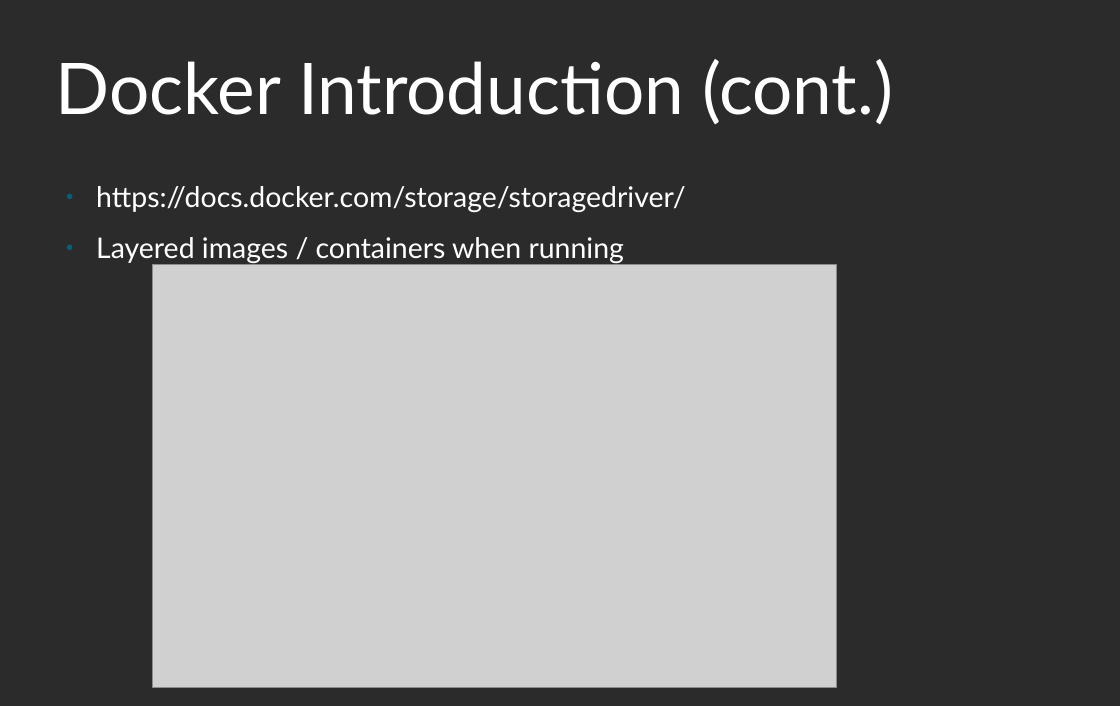
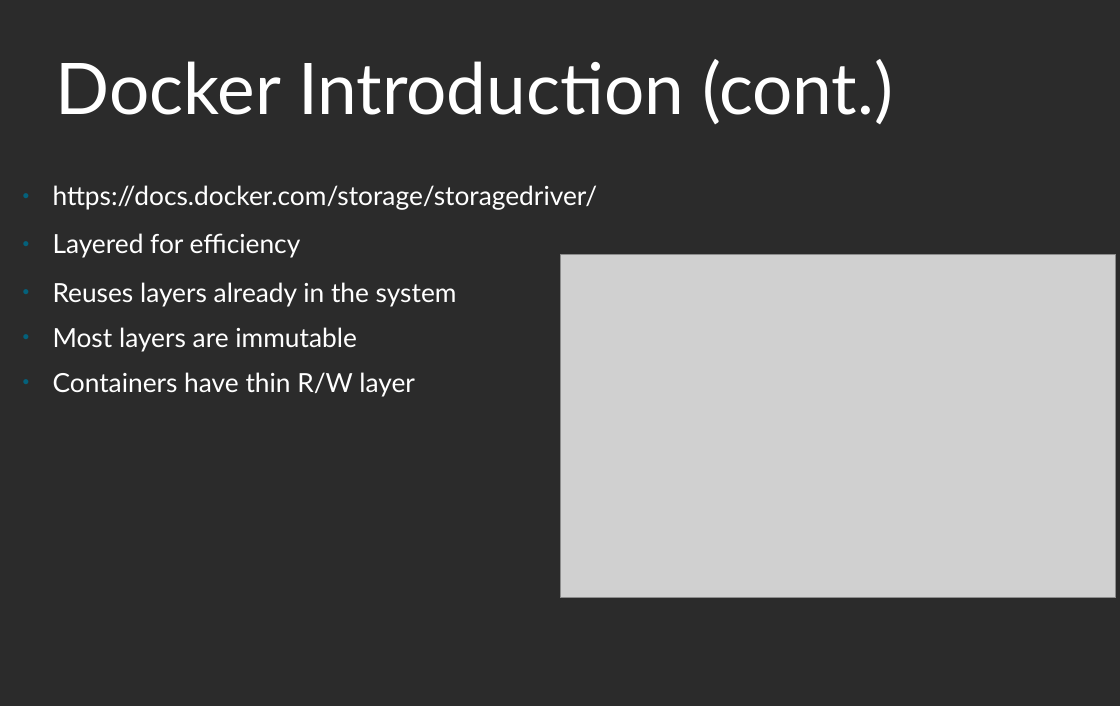
Before and after one commit to klmcwhirter/0-docker-intro, a slide deck: slide 6 of docker.odp. Drawn at 1120x706 pixels with LibreOffice and Linux fonts; fonts in the diff are those of the drawing; grey boxes stand for pictures; background and template pictures are left out; a plain dark background stands for a picture behind light text. Boxes give left, top, right and bottom in pixels: in the first picture for what was removed or moved away, otherwise in the second. Text is boxed around its words. In the diff, an @@ line names an element or a change of style, - is before the commit and + after.

```diff
--- a/docker.odp
+++ b/docker.odp
@@ text "https://docs.docker.com/storage/storagedriver/" moved from (x1=96, y1=186, x2=685, y2=263) to (x1=53, y1=185, x2=598, y2=397) @@
@@ text at (x1=53, y1=185, x2=598, y2=210): size 24 to 22.2 pt in "https://docs.docker.com/storage/storagedriver/" @@
@@ text at (x1=53, y1=233, x2=457, y2=397): text changed; size 24 to 22.2 pt @@
-● Layered images / containers when running
+● Layered for efficiency
+● Reuses layers already in the system
+● Most layers are immutable
+● Containers have thin R/W layer
@@ picture resized from (x1=153, y1=265, x2=837, y2=687) to (x1=560, y1=254, x2=1116, y2=598) @@
```
Also in this commit, not shown: 1 other slide changed.
